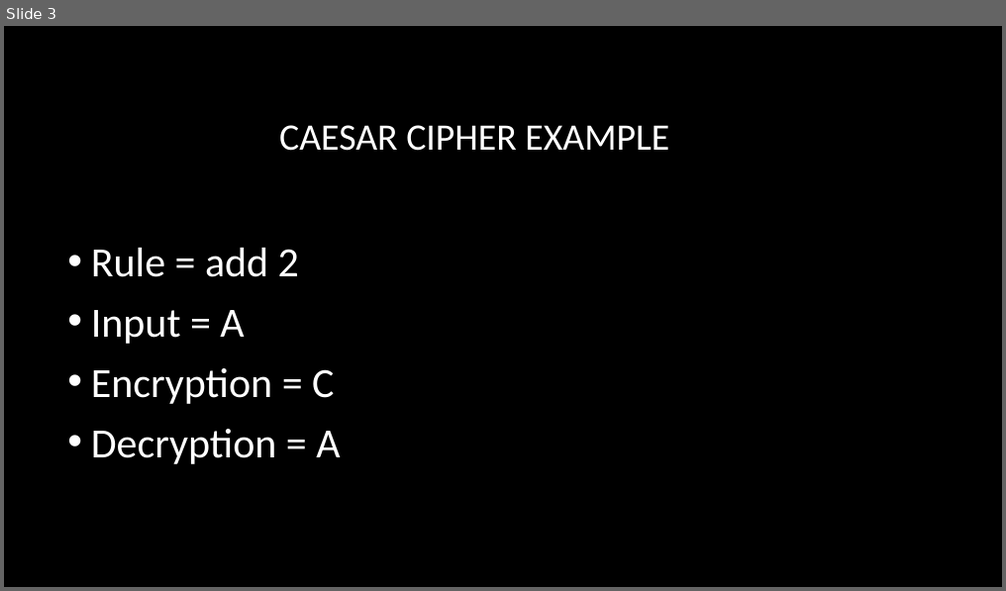
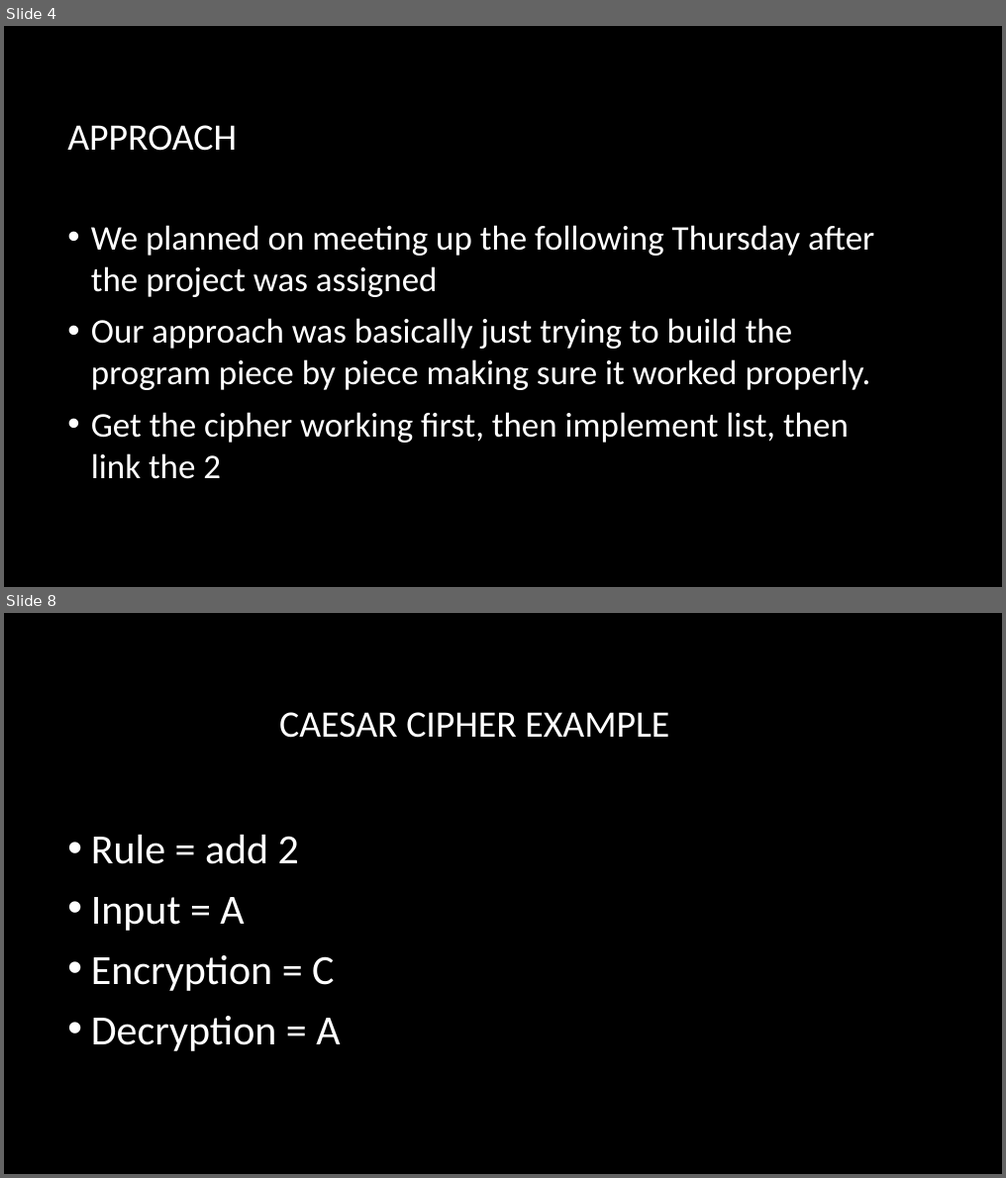
Before and after one commit to dwilliams427/CaesarCipher, a slide deck: CaesarCipher_CIS113_DW.pptx. Shown one above the other, each under a label of ours: slide 3 before the commit, slides 4 and 8 after it; the slides between them are not shown. The pictures are 1006x591 and 1006x1178 pixels, drawn with LibreOffice and Linux fonts; fonts in the diff are those of the drawing; background and template pictures are left out. Boxes give left, top, right and bottom in pixels: in the first picture for what was removed or moved away, otherwise in the second. Text is boxed around its words. In the diff, an @@ line names an element or a change of style, - is before the commit and + after.

```diff
--- a/CaesarCipher_CIS113_DW.pptx
+++ b/CaesarCipher_CIS113_DW.pptx
@@ slide 4 added at (4, 26, 1002, 587), background picture (left out) @@
@@ title added at (67, 125, 237, 151), 36 pt, text #FFFFFF @@
+APPROACH
@@ text added at (91, 225, 874, 479), 33.3 pt, text #FFFFFF @@
+• We planned on meeting up the following Thursday after the project was assigned
+• Our approach was basically just trying to build the program piece by piece making sure it worked properly.
+• Get the cipher working first, then implement list, then link the 2
@@ what was slide 3 is now slide 8 @@
```
Also in this commit, not shown: 4 other slides added.
